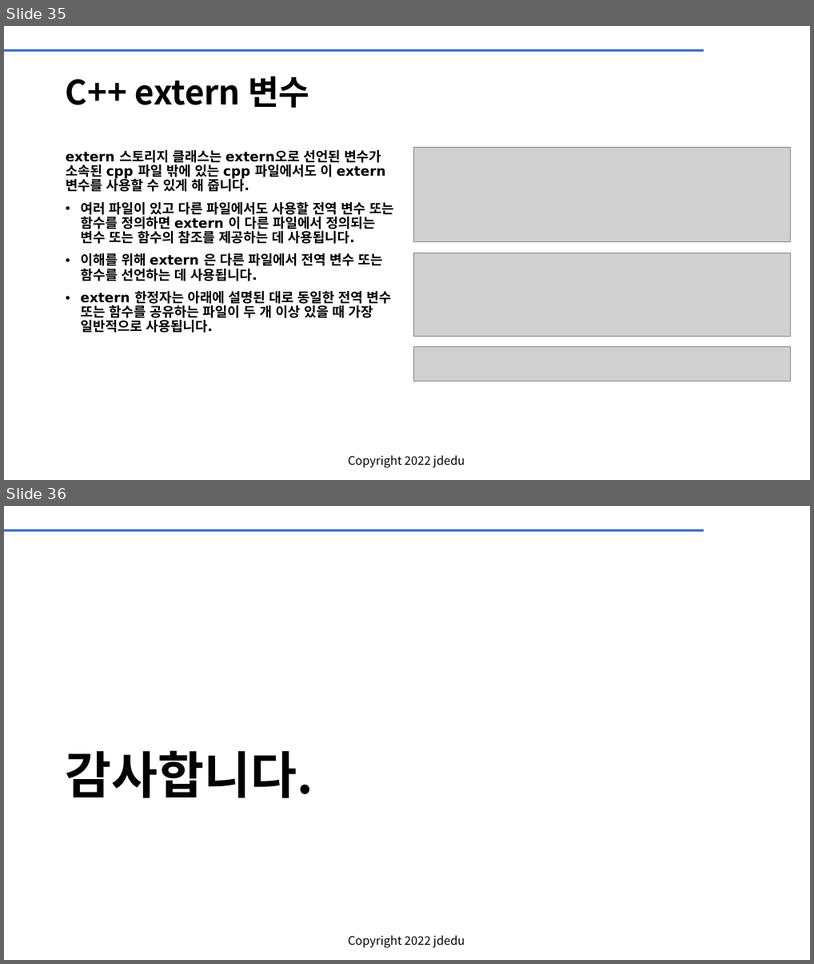
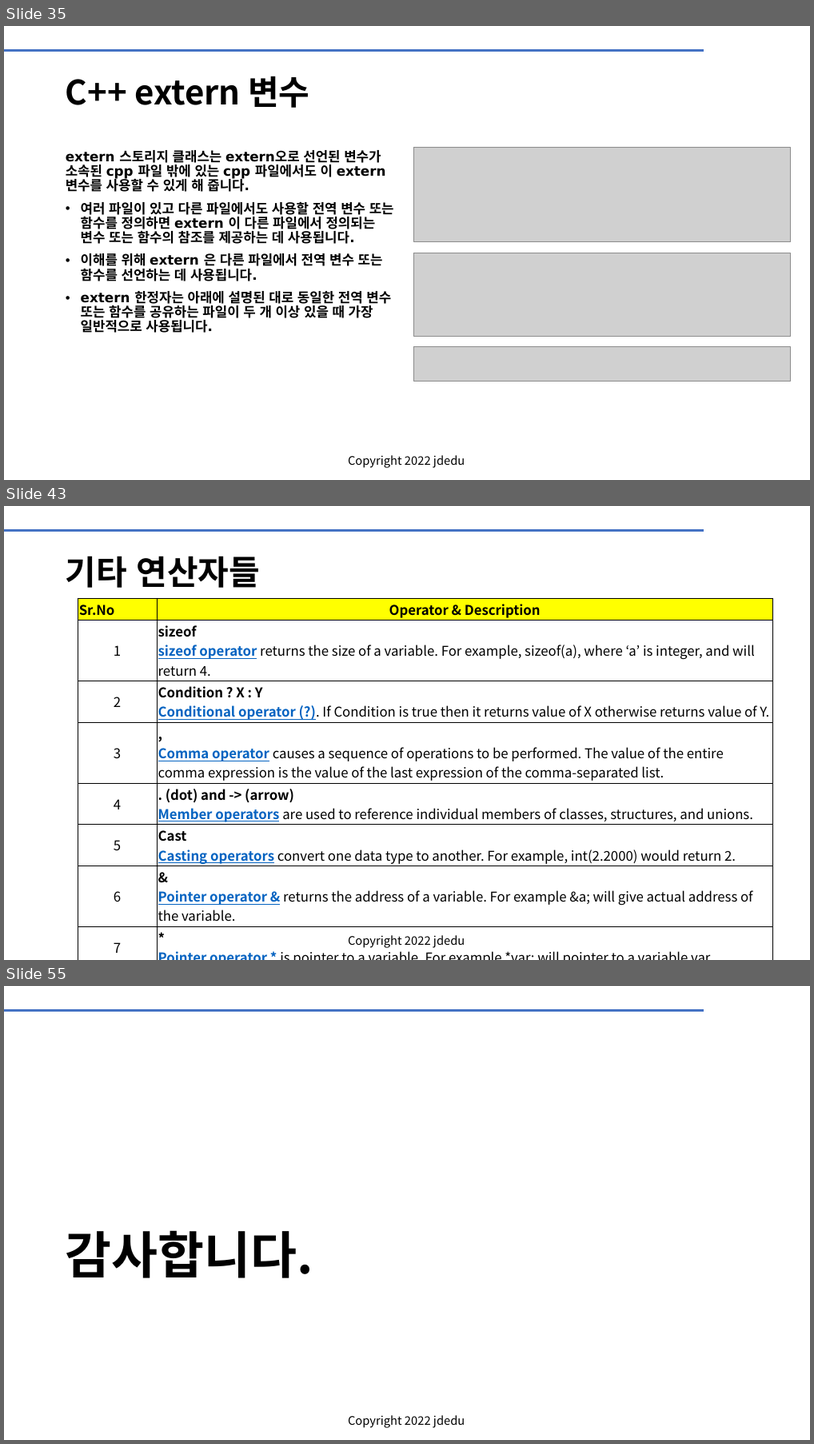
Before and after one commit to JD-edu/KG-KAIROS_robot, a slide deck: doc/KG-KAIROS 리눅스_bash_CC++.pptx. Shown one above the other, each under a label of ours: slides 35 and 36 before the commit, slides 35, 43 and 55 after it; the slides between them are not shown. The pictures are 814x964 and 814x1444 pixels, drawn with LibreOffice and Linux fonts; fonts in the diff are those of the drawing; grey boxes stand for pictures; background and template pictures are left out. Boxes give left, top, right and bottom in pixels: in the first picture for what was removed or moved away, otherwise in the second. Text is boxed around its words. In the diff, an @@ line names an element or a change of style, - is before the commit and + after.

```diff
--- a/doc/KG-KAIROS 리눅스_bash_CC++.pptx
+++ b/doc/KG-KAIROS 리눅스_bash_CC++.pptx
@@ slide 43 added at (4,506,810,960), background #FFFFFF; not listed: 2 template elements that a slide beside it also shows @@
@@ title added at (66,556,260,588), 40 pt, text #000000, bold @@
+기타 연산자들
@@ table added at (78,598,774,956), 8 rows, 2 columns @@
+Sr.No | Operator & Description
+1 | sizeof / sizeof operator returns the size of a variable. For example, sizeof(a), where ‘a’ is integer, and will return 4.
+2 | Condition ? X : Y / Conditional operator (?). If Condition is true then it returns value of X otherwise returns value of Y.
+3 | , / Comma operator causes a sequence of operations to be performed. The value of the entire comma expression is the value of the last expression of the comma-separated list.
+4 | . (dot) and -> (arrow) / Member operators are used to reference individual members of classes, structures, and unions.
+5 | Cast / Casting operators convert one data type to another. For example, int(2.2000) would return 2.
+6 | & / Pointer operator & returns the address of a variable. For example &a; will give actual address of the variable.
+7 | * / Pointer operator * is pointer to a variable. For example *var; will pointer to a variable var.
@@ what was slide 36 is now slide 55 @@
```
Also in this commit, not shown: 18 other slides added.
